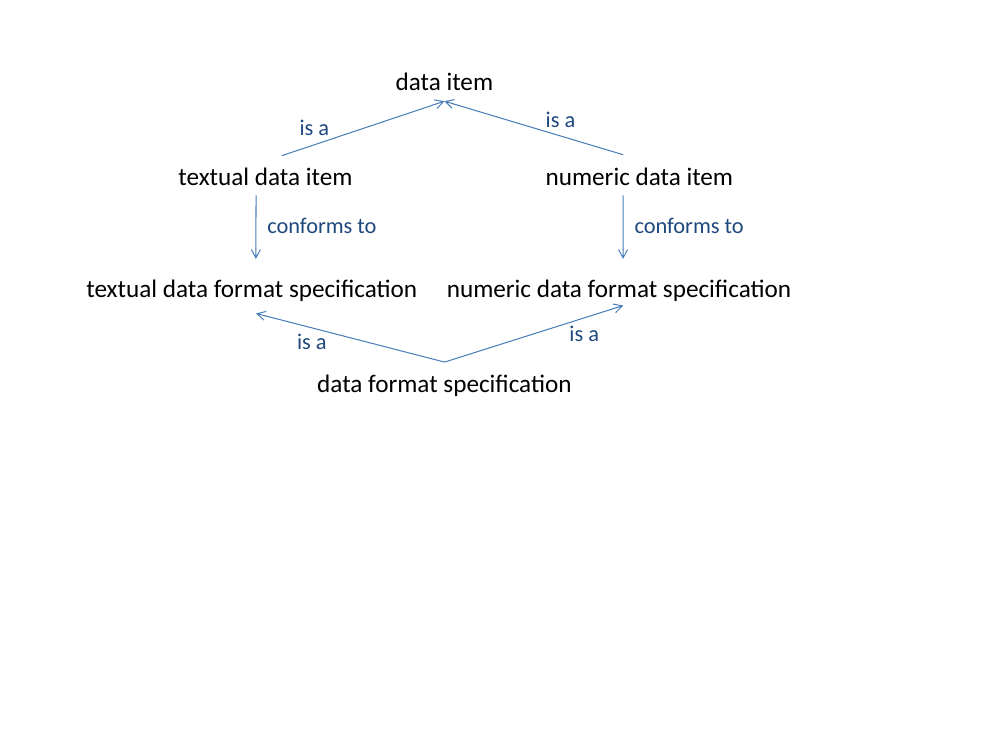
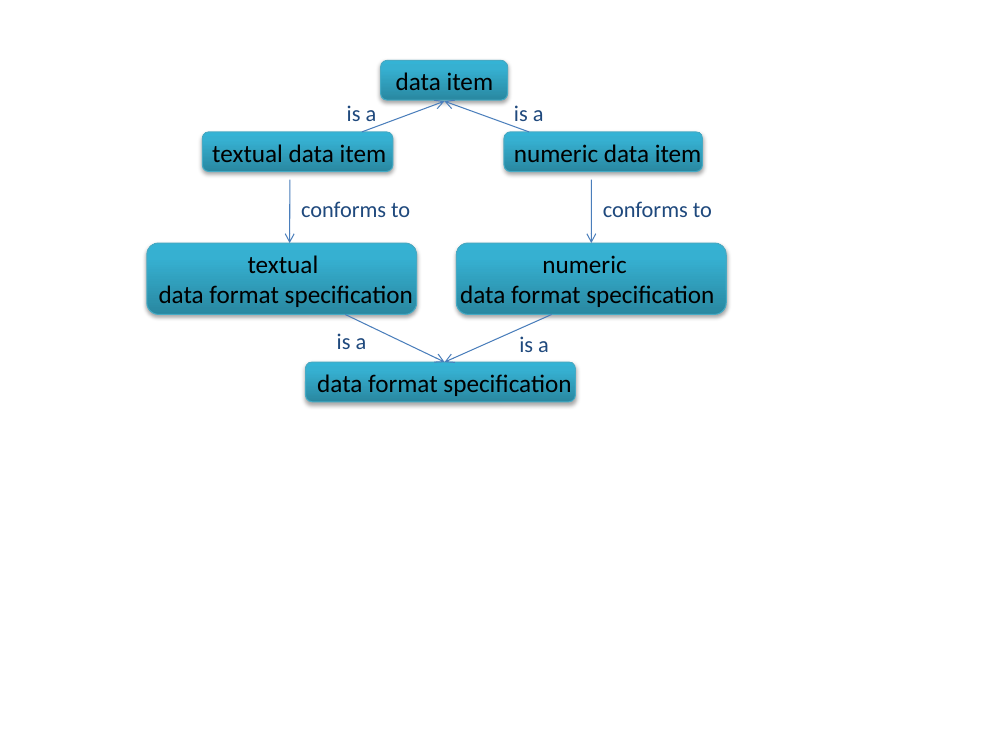
Before and after one commit to semanticchemistry/semanticchemistry, a slide deck: slide 4 of trunk/documentation/images/diagrams.pptx. Drawn at 1008x756 pixels with LibreOffice and Linux fonts; fonts in the diff are those of the drawing. Boxes give left, top, right and bottom in pixels: in the first picture for what was removed or moved away, otherwise in the second. Text is boxed around its words. In the diff, an @@ line names an element or a change of style, - is before the commit and + after.

```diff
--- a/trunk/documentation/images/diagrams.pptx
+++ b/trunk/documentation/images/diagrams.pptx
@@ rounded rectangle added at (x1=381, y1=60, x2=508, y2=100), fill gradient #2A88A2 to #37B1D2 to #34B4D6, outline #46AAC5 0.75 pt @@
@@ text "is a" moved from (x1=300, y1=119, x2=329, y2=141) to (x1=347, y1=105, x2=377, y2=128) @@
@@ arrow moved from (282, 156) - (445, 101) to (362, 132) - (445, 101) @@
@@ arrow moved from (623, 155) - (445, 101) to (529, 132) - (445, 101) @@
@@ text "is a" moved from (x1=546, y1=111, x2=576, y2=133) to (x1=514, y1=105, x2=544, y2=128) @@
@@ text "textual data item" moved from (x1=178, y1=167, x2=353, y2=186) to (x1=212, y1=144, x2=387, y2=162) @@
@@ rounded rectangle added at (x1=203, y1=132, x2=393, y2=171), fill gradient #2A88A2 to #37B1D2 to #34B4D6, outline #46AAC5 0.75 pt @@
@@ text "numeric data item" moved from (x1=546, y1=167, x2=734, y2=185) to (x1=514, y1=144, x2=702, y2=162) @@
@@ rounded rectangle added at (x1=504, y1=132, x2=703, y2=171), fill gradient #2A88A2 to #37B1D2 to #34B4D6, outline #46AAC5 0.75 pt @@
@@ arrow moved from (256, 196) - (256, 259) to (290, 179) - (289, 243) @@
@@ arrow moved from (623, 196) - (623, 259) to (592, 179) - (592, 243) @@
@@ text "conforms to" moved from (x1=267, y1=217, x2=376, y2=233) to (x1=301, y1=201, x2=410, y2=217) @@
@@ text "conforms to" moved from (x1=635, y1=217, x2=744, y2=233) to (x1=603, y1=201, x2=712, y2=217) @@
@@ text "textual data format specification" rewrapped from (x1=86, y1=279, x2=417, y2=301) to (x1=159, y1=255, x2=413, y2=307) @@
@@ rounded rectangle added at (x1=147, y1=243, x2=417, y2=314), fill gradient #2A88A2 to #37B1D2 to #34B4D6, outline #46AAC5 0.75 pt @@
@@ text "numeric data format specification" rewrapped from (x1=447, y1=279, x2=791, y2=301) to (x1=460, y1=256, x2=714, y2=307) @@
@@ rounded rectangle added at (x1=457, y1=243, x2=727, y2=314), fill gradient #2A88A2 to #37B1D2 to #34B4D6, outline #46AAC5 0.75 pt @@
@@ text "is a" moved from (x1=297, y1=330, x2=327, y2=349) to (x1=337, y1=333, x2=367, y2=349) @@
@@ arrow moved from (445, 362) - (256, 313) to (445, 362) - (346, 314) @@
@@ arrow (445, 362) - (346, 314): arrowheads changed @@
@@ arrow moved from (445, 362) - (623, 305) to (445, 362) - (551, 314) @@
@@ arrow (445, 362) - (551, 314): arrowheads changed @@
@@ text "is a" moved from (x1=569, y1=322, x2=599, y2=341) to (x1=519, y1=336, x2=549, y2=352) @@
@@ rounded rectangle added at (x1=305, y1=362, x2=576, y2=401), fill gradient #2A88A2 to #37B1D2 to #34B4D6, outline #46AAC5 0.75 pt @@
```
Also in this commit, not shown: 3 other slides changed.
